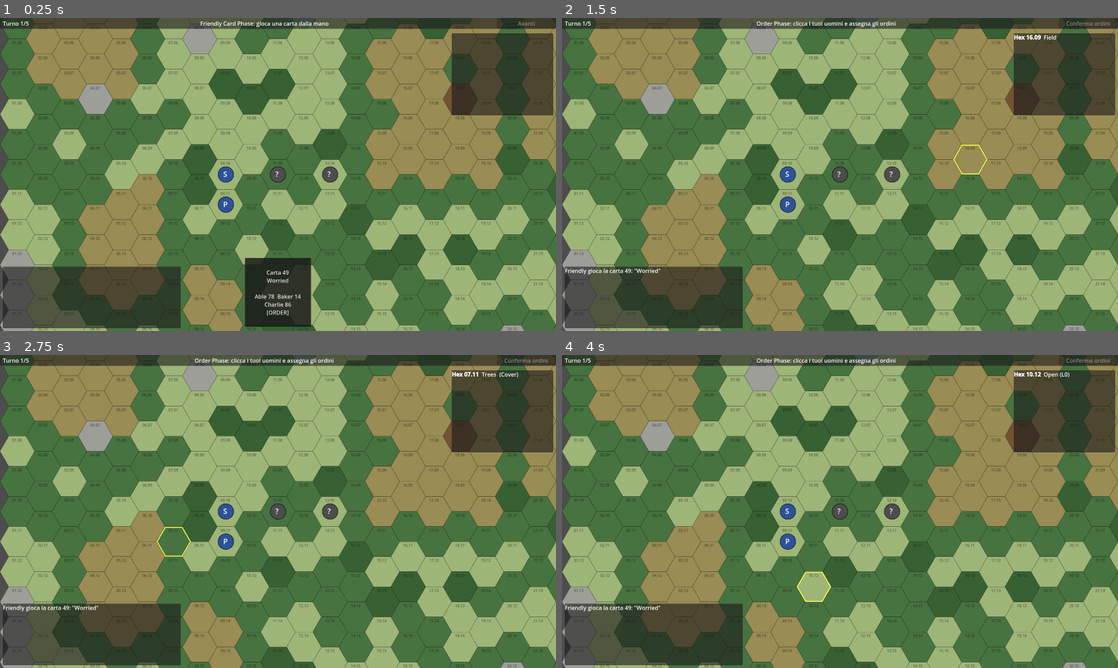
Above: before the commit, frames 1-4 (two rows, left to right).
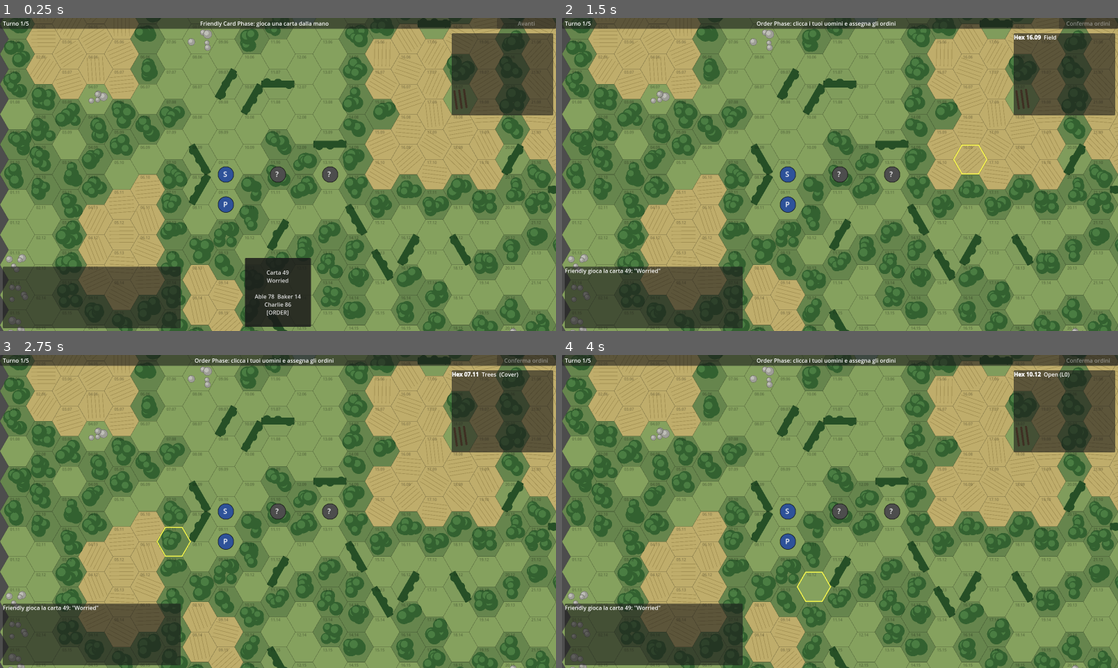
Above: after the commit, the same moments.

Repository: Tannoiser2/Combat
Game: Godot game, scene res://scenes/Main.tscn
The game is run twice, just before and just after one commit, with the same random seed, the same clock (stepped at 60 frames per second) and the same inputs.
Inputs (mouse positions are in pixels of both pictures, inside the frame that each line leads up to):
- Up to frame 1 (0.25 s): no input
- Up to frame 2 (1.5 s): click "Carta 49 Worried Able 78 Bake…" at 0.5 s; tap Enter at 1.25 s; move the mouse to (962, 158) at 1.27 s; click (962, 158) at 1.42 s
- Up to frame 3 (2.75 s): tap Space at 2 s; drag from (166, 527) to (250, 574) at 2.02 s
- Up to frame 4 (4 s): tap Enter at 2.75 s; move the mouse to (895, 442) at 2.77 s; click (895, 442) at 2.92 s; tap Space at 3.5 s; drag from (812, 574) to (673, 464) at 3.52 s

The runs differ from the first frame. In frame 1, 60% of the frame differs, in the area x 0-100%, y 0-100%; in frame 2, 62%; in frame 3, 62%; in frame 4, 62%.

Commit message:
Mappa procedurale piu' fedele: feature disegnate a runtime
Senza scansione, ogni hex non e' piu' una tinta piatta ma una base di
suolo con decorazioni generate dal codice (rng seminato da col,row, cosi'
stabili tra i redraw): chiome per boschi/frutteti, bande verde scuro per
siepi/bocage sui lati, sassi tondeggianti, tetti per gli edifici, bande
blu per i corsi d'acqua, solchi per i campi, anelli per depressioni e
crateri, ciuffi per l'erba alta. Tre passate (riempimenti, feature,
bordi+etichette) per evitare che il vicino copra cio' che sborda.
Nessun artwork protetto: solo primitive Godot dai dati di Boards.gd.

https://claude.ai/code/session_01LKFjMqDEfc8x3wh8YC9MqX

Diff:
--- a/ui/MapView.gd
+++ b/ui/MapView.gd
@@ -5,7 +5,10 @@
 ## - con `board` (scansione della mappa come texture): disegna la mappa
 ##   vera e ci posiziona sopra i segnalini, usando la calibrazione della
 ##   griglia presa dal modulo Vassal (vedi BOARDS);
-## - senza: griglia procedurale a colori per terreno (banco di prova).
+## - senza (es. build web: le scansioni non sono nel repo): la stessa
+##   griglia viene disegnata proceduralmente, con feature generate a
+##   runtime (chiome, solchi, sassi, acqua, siepi, tetti) dal terreno
+##   classificato in Boards.gd. Nessun artwork protetto, solo codice.
 ##
 ## Geometria delle mappe stampate: esagoni flat-top in colonne, numerati
 ## col.riga; le colonne PARI sono mezzo passo piu' in basso.
@@ -28,29 +31,47 @@
 const HEX_SIZE := 46.0  # raggio centro-vertice
 const SQRT3 := sqrt(3.0)
 
-# Colori provvisori del terreno (solo modalita' procedurale)
-const TERRAIN_COLORS := {
-	D.Terrain.OPEN_LEVEL_0: Color(0.62, 0.71, 0.47),
-	D.Terrain.OPEN_LEVEL_1: Color(0.67, 0.69, 0.45),
-	D.Terrain.OPEN_LEVEL_2: Color(0.71, 0.67, 0.44),
-	D.Terrain.OPEN_LEVEL_3: Color(0.74, 0.64, 0.42),
-	D.Terrain.ROCKS: Color(0.62, 0.62, 0.60),
-	D.Terrain.BUILDING: Color(0.48, 0.33, 0.26),
-	D.Terrain.TREES: Color(0.28, 0.45, 0.25),
-	D.Terrain.MARSH: Color(0.45, 0.58, 0.52),
-	D.Terrain.HEDGEROW: Color(0.22, 0.38, 0.20),
-	D.Terrain.WALL: Color(0.52, 0.50, 0.46),
-	D.Terrain.LONG_GRASS: Color(0.55, 0.66, 0.36),
-	D.Terrain.DEPRESSION: Color(0.58, 0.56, 0.40),
-	D.Terrain.STREAM: Color(0.42, 0.60, 0.74),
-	D.Terrain.ORCHARD: Color(0.45, 0.58, 0.32),
-	D.Terrain.LOGS: Color(0.45, 0.32, 0.20),
-	D.Terrain.FIELD: Color(0.60, 0.55, 0.33),
-	D.Terrain.FOXHOLE: Color(0.42, 0.36, 0.28),
-	D.Terrain.RUBBLE: Color(0.55, 0.48, 0.42),
-	D.Terrain.CRATER: Color(0.50, 0.42, 0.32),
-	D.Terrain.BOCAGE: Color(0.18, 0.32, 0.16),
+# Colore di base (riempimento) di ogni hex in modalita' procedurale.
+# Per i terreni "decorati" (alberi, sassi, edifici...) la base e' il
+# suolo, le feature vengono disegnate sopra da _draw_feature().
+const BASE_COLORS := {
+	D.Terrain.OPEN_LEVEL_0: Color(0.52, 0.63, 0.37),
+	D.Terrain.OPEN_LEVEL_1: Color(0.60, 0.64, 0.40),
+	D.Terrain.OPEN_LEVEL_2: Color(0.68, 0.63, 0.42),
+	D.Terrain.OPEN_LEVEL_3: Color(0.74, 0.64, 0.44),
+	D.Terrain.ROCKS: Color(0.52, 0.63, 0.37),
+	D.Terrain.BUILDING: Color(0.52, 0.63, 0.37),
+	D.Terrain.TREES: Color(0.40, 0.52, 0.30),
+	D.Terrain.MARSH: Color(0.46, 0.57, 0.50),
+	D.Terrain.HEDGEROW: Color(0.50, 0.61, 0.36),
+	D.Terrain.WALL: Color(0.52, 0.63, 0.37),
+	D.Terrain.LONG_GRASS: Color(0.56, 0.66, 0.34),
+	D.Terrain.DEPRESSION: Color(0.60, 0.61, 0.42),
+	D.Terrain.STREAM: Color(0.50, 0.62, 0.40),
+	D.Terrain.ORCHARD: Color(0.46, 0.58, 0.33),
+	D.Terrain.LOGS: Color(0.52, 0.63, 0.37),
+	D.Terrain.FIELD: Color(0.75, 0.68, 0.42),
+	D.Terrain.FOXHOLE: Color(0.52, 0.63, 0.37),
+	D.Terrain.RUBBLE: Color(0.58, 0.53, 0.47),
+	D.Terrain.CRATER: Color(0.54, 0.47, 0.36),
+	D.Terrain.BOCAGE: Color(0.48, 0.59, 0.34),
 }
+
+# Colori delle decorazioni procedurali.
+const C_CANOPY := Color(0.20, 0.38, 0.19)
+const C_CANOPY_HI := Color(0.29, 0.49, 0.26)
+const C_HEDGE := Color(0.15, 0.31, 0.15)
+const C_BOCAGE := Color(0.10, 0.25, 0.12)
+const C_ROCK := Color(0.62, 0.62, 0.59)
+const C_ROCK_HI := Color(0.75, 0.75, 0.72)
+const C_ROOF := Color(0.56, 0.28, 0.22)
+const C_WATER := Color(0.40, 0.58, 0.74)
+const C_WALL := Color(0.56, 0.54, 0.49)
+const C_LOG := Color(0.46, 0.32, 0.19)
+const C_DIRT := Color(0.47, 0.39, 0.29)
+const C_DIRT_DK := Color(0.36, 0.29, 0.21)
+const C_FURROW := Color(0.64, 0.57, 0.33)
+const C_GRASS_DK := Color(0.34, 0.46, 0.23)
 const SIDE_COLORS := {
 	D.Side.FRIENDLY: Color(0.18, 0.32, 0.60),
 	D.Side.ENEMY: Color(0.55, 0.55, 0.52),  # feldgrau
@@ -158,18 +179,153 @@
 
 
 func _draw_procedural_terrain(font: Font, radius: float) -> void:
+	# Tre passate: prima tutti i riempimenti, poi le decorazioni (cosi'
+	# cio' che sborda da un hex non viene coperto dal vicino), infine i
+	# bordi e le etichette delle coordinate.
 	for key in state.map:
-		var parts: PackedStringArray = key.split(",")
-		var col := int(parts[0])
-		var row := int(parts[1])
 		var hex: GameState.MapHex = state.map[key]
-		var center := hex_center(col, row)
-		var points := _hex_points(center, radius)
-		draw_colored_polygon(points, TERRAIN_COLORS.get(hex.terrain, Color.MAGENTA))
-		draw_polyline(points + PackedVector2Array([points[0]]), Color(0, 0, 0, 0.25), 1.5)
-		draw_string(font, center + Vector2(-14, -radius * 0.55),
-			"%02d.%02d" % [col, row], HORIZONTAL_ALIGNMENT_LEFT, -1, 10,
-			Color(0, 0, 0, 0.45))
+		var c := _key_to_cell(key)
+		draw_colored_polygon(_hex_points(hex_center(c.x, c.y), radius),
+			BASE_COLORS.get(hex.terrain, Color.MAGENTA))
+	for key in state.map:
+		var hex2: GameState.MapHex = state.map[key]
+		var c2 := _key_to_cell(key)
+		var rng := RandomNumberGenerator.new()
+		rng.seed = hash(key)
+		_draw_feature(hex_center(c2.x, c2.y), radius, hex2.terrain, rng)
+	for key in state.map:
+		var c3 := _key_to_cell(key)
+		var center := hex_center(c3.x, c3.y)
+		draw_polyline(_closed(_hex_points(center, radius)), Color(0, 0, 0, 0.18), 1.0)
+		draw_string(font, center + Vector2(-radius * 0.42, -radius * 0.60),
+			"%02d.%02d" % [c3.x, c3.y], HORIZONTAL_ALIGNMENT_LEFT, -1,
+			maxi(8, int(radius * 0.22)), Color(0, 0, 0, 0.32))
+
+
+# Decorazione procedurale di un hex secondo il terreno. Il rng e' seminato
+# da (col,row), quindi le feature sono stabili tra un redraw e l'altro.
+func _draw_feature(center: Vector2, radius: float, terrain: int, rng: RandomNumberGenerator) -> void:
+	match terrain:
+		D.Terrain.TREES: _draw_canopies(center, radius, rng, 5)
+		D.Terrain.ORCHARD: _draw_canopies(center, radius, rng, 3)
+		D.Terrain.HEDGEROW: _draw_hedge(center, radius, rng, C_HEDGE, radius * 0.40)
+		D.Terrain.BOCAGE: _draw_hedge(center, radius, rng, C_BOCAGE, radius * 0.55)
+		D.Terrain.ROCKS: _draw_rocks(center, radius, rng, 5)
+		D.Terrain.RUBBLE: _draw_rocks(center, radius, rng, 7)
+		D.Terrain.BUILDING: _draw_building(center, radius, rng)
+		D.Terrain.STREAM: _draw_band(center, radius, rng, C_WATER, radius * 0.5)
+		D.Terrain.WALL: _draw_band(center, radius, rng, C_WALL, radius * 0.2)
+		D.Terrain.LOGS: _draw_logs(center, radius, rng)
+		D.Terrain.MARSH: _draw_marsh(center, radius, rng)
+		D.Terrain.DEPRESSION: _draw_rings(center, radius)
+		D.Terrain.CRATER: _draw_crater(center, radius)
+		D.Terrain.FOXHOLE: _draw_foxhole(center, radius)
+		D.Terrain.FIELD: _draw_furrows(center, radius, rng)
+		D.Terrain.LONG_GRASS: _draw_grass(center, radius, rng)
+
+
+func _draw_canopies(center: Vector2, radius: float, rng: RandomNumberGenerator, n: int) -> void:
+	for i in n:
+		var off := Vector2(rng.randf_range(-1, 1), rng.randf_range(-1, 1)) * radius * 0.42
+		var rad := radius * rng.randf_range(0.30, 0.44)
+		draw_circle(center + off, rad, C_CANOPY)
+		draw_circle(center + off - Vector2(rad, rad) * 0.22, rad * 0.55, C_CANOPY_HI)
+
+
+func _draw_hedge(center: Vector2, radius: float, rng: RandomNumberGenerator, col: Color, width: float) -> void:
+	var ang := rng.randi_range(0, 2) * PI / 3.0  # orientata come un lato hex
+	var dir := Vector2(cos(ang), sin(ang))
+	var perp := Vector2(-dir.y, dir.x)
+	var f := center - dir * radius * 0.95
+	var t := center + dir * radius * 0.95
+	draw_line(f, t, col, width)
+	for i in 3:
+		var p := f.lerp(t, (i + 0.5) / 3.0) + perp * rng.randf_range(-1, 1) * width * 0.25
+		draw_circle(p, width * 0.6, col)
+
+
+func _draw_rocks(center: Vector2, radius: float, rng: RandomNumberGenerator, n: int) -> void:
+	for i in n:
+		var off := Vector2(rng.randf_range(-1, 1), rng.randf_range(-1, 1)) * radius * 0.5
+		var rad := radius * rng.randf_range(0.14, 0.26)
+		draw_circle(center + off, rad, C_ROCK)
+		draw_circle(center + off - Vector2(rad, rad) * 0.25, rad * 0.5, C_ROCK_HI)
+		draw_arc(center + off, rad, 0, TAU, 10, Color(0, 0, 0, 0.30), 1.0)
+
+
+func _draw_building(center: Vector2, radius: float, rng: RandomNumberGenerator) -> void:
+	var ang := rng.randf_range(-0.3, 0.3)
+	var hw := radius * 0.60
+	var hh := radius * 0.45
+	var pts := PackedVector2Array()
+	for corner in [Vector2(-hw, -hh), Vector2(hw, -hh), Vector2(hw, hh), Vector2(-hw, hh)]:
+		pts.append(center + corner.rotated(ang))
+	draw_colored_polygon(pts, C_ROOF)
+	draw_polyline(_closed(pts), Color(0, 0, 0, 0.55), 2.0)
+	draw_line(center + Vector2(-hw, 0).rotated(ang), center + Vector2(hw, 0).rotated(ang),
+		Color(0, 0, 0, 0.35), 1.5)
+
+
+func _draw_band(center: Vector2, radius: float, rng: RandomNumberGenerator, col: Color, width: float) -> void:
+	var ang := rng.randi_range(0, 2) * PI / 3.0
+	var dir := Vector2(cos(ang), sin(ang))
+	draw_line(center - dir * radius, center + dir * radius, col, width)
+
+
+func _draw_logs(center: Vector2, radius: float, rng: RandomNumberGenerator) -> void:
+	var ang := rng.randf_range(0, PI)
+	var dir := Vector2(cos(ang), sin(ang))
+	var perp := Vector2(-dir.y, dir.x)
+	for i in 3:
+		var o := perp * (i - 1) * radius * 0.28
+		draw_line(center + o - dir * radius * 0.55, center + o + dir * radius * 0.55,
+			C_LOG, radius * 0.12)
+
+
+func _draw_marsh(center: Vector2, radius: float, rng: RandomNumberGenerator) -> void:
+	for i in 4:
+		var off := Vector2(rng.randf_range(-1, 1), rng.randf_range(-1, 1)) * radius * 0.45
+		draw_circle(center + off, radius * rng.randf_range(0.12, 0.20), C_WATER)
+	for i in 5:
+		var b := center + Vector2(rng.randf_range(-1, 1), rng.randf_range(-1, 1)) * radius * 0.5
+		draw_line(b, b + Vector2(0, -radius * 0.25), C_GRASS_DK, 1.5)
+
+
+func _draw_rings(center: Vector2, radius: float) -> void:
+	for s in [0.70, 0.45]:
+		draw_arc(center, radius * s, 0, TAU, 20, C_DIRT_DK, 2.0)
+
+
+func _draw_crater(center: Vector2, radius: float) -> void:
+	draw_circle(center, radius * 0.55, C_DIRT)
+	draw_circle(center, radius * 0.32, C_DIRT_DK)
+	draw_arc(center, radius * 0.55, 0, TAU, 20, Color(0, 0, 0, 0.30), 1.5)
+
+
+func _draw_foxhole(center: Vector2, radius: float) -> void:
+	draw_circle(center, radius * 0.30, C_DIRT)
+	draw_circle(center, radius * 0.18, C_DIRT_DK)
+
+
+func _draw_furrows(center: Vector2, radius: float, rng: RandomNumberGenerator) -> void:
+	var ang := rng.randf_range(0, PI)
+	var dir := Vector2(cos(ang), sin(ang))
+	var perp := Vector2(-dir.y, dir.x)
+	for i in range(-2, 3):
+		var o := perp * (i * radius * 0.22)
+		draw_line(center + o - dir * radius * 0.70, center + o + dir * radius * 0.70,
+			C_FURROW, 1.5)
+
+
+func _draw_grass(center: Vector2, radius: float, rng: RandomNumberGenerator) -> void:
+	for i in 8:
+		var b := center + Vector2(rng.randf_range(-1, 1), rng.randf_range(-1, 1)) * radius * 0.55
+		draw_line(b, b + Vector2(rng.randf_range(-0.2, 0.2), -1) * radius * 0.22, C_GRASS_DK, 1.5)
+
+
+static func _key_to_cell(key: String) -> Vector2i:
+	var p := key.split(",")
+	return Vector2i(int(p[0]), int(p[1]))
 
 
 # I sei vertici di un esagono flat-top attorno a un centro.
